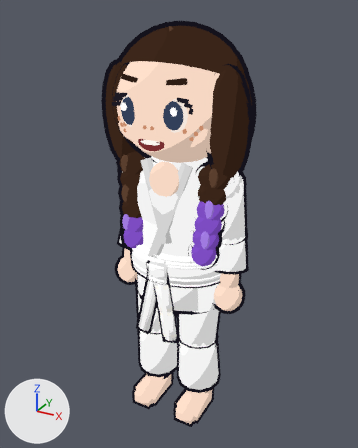
A saved change to the Blender file incoming-art/dojo-people/source/instructor-2.blend.
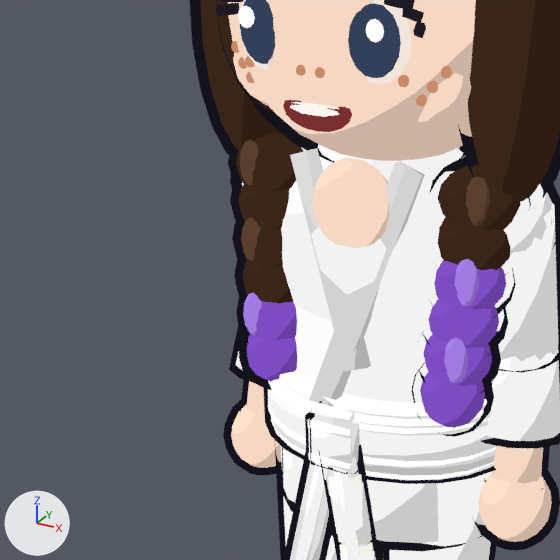
Each version appears first whole from a 50 mm camera at (0.877, -1.597, 1.659) aimed at (-0.019, 0.032, 0.844), and next in a close-up on the part from 8% to 69% of the width and 22% to 71% of the height. Lighting does not change. The marker at lower left points along +X, +Y and +Z. The first two pictures are the older version.

Objects in the first close-up: 'beltc_band', 'chest_v', 'fist.L', 'gi_lapel.L', 'gi_lapel.R', 'gi_skirt', 'gi_sleeve.L', 'gi_thigh.L', 'gi_torso', 'gi_upper_arm.L', 'head', 'lh_curtain.L', 'lh_curtain.R' and 98 more.
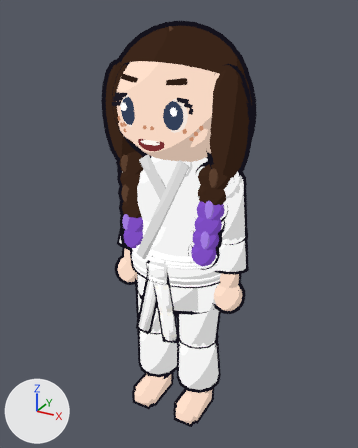
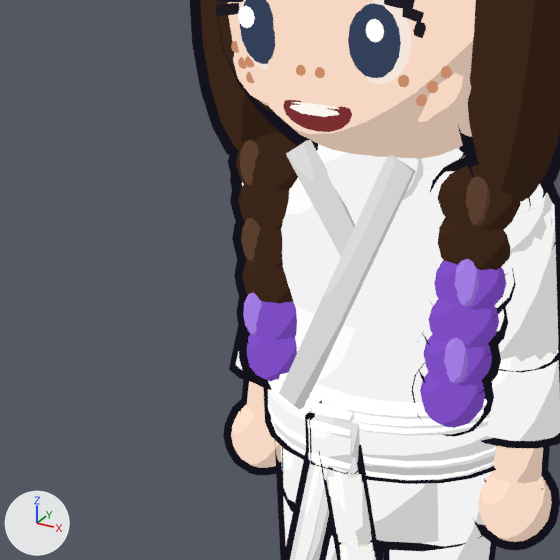
The change, as a diff of the scene's bpy script:
```diff
--- a/incoming-art/dojo-people/source/instructor-2.blend.py
+++ b/incoming-art/dojo-people/source/instructor-2.blend.py
@@ me_gi_lapel_l @@
 # used by ob_gi_lapel_l; location = (0.0, 0.0, 0.0); scale = (1.2, 1.2, 1.2)
-me_gi_lapel_l.from_pydata(...)  # 8 vertices, 6 faces; spans x -0.045..0.089, y -0.131..-0.076, z 0.634..0.958
-me_gi_lapel_l.vertices[0].co = (0.089, -0.078, 0.946)  # pixel (424, 174)
-me_gi_lapel_l.vertices[1].co = (0.088, -0.09, 0.948)  # pixel (419, 176)
-me_gi_lapel_l.vertices[2].co = (-0.011, -0.119, 0.634)
-me_gi_lapel_l.vertices[3].co = (-0.012, -0.131, 0.636)
-me_gi_lapel_l.vertices[4].co = (0.056, -0.076, 0.956)  # pixel (400, 161)
-me_gi_lapel_l.vertices[5].co = (0.055, -0.088, 0.958)  # pixel (395, 162)
-me_gi_lapel_l.vertices[6].co = (-0.044, -0.117, 0.644)
-me_gi_lapel_l.vertices[7].co = (-0.045, -0.129, 0.646)  # pixel (309, 399)
+me_gi_lapel_l.from_pydata(...)  # 8 vertices, 6 faces; spans x -0.086..0.086, y -0.138..-0.092, z 0.632..0.97
+# me_gi_lapel_l part 2
+me_gi_lapel_l.vertices[0].co = (0.086, -0.096, 0.954)  # pixel (415, 171)
+me_gi_lapel_l.vertices[1].co = (0.086, -0.108, 0.956)  # pixel (410, 172)
+me_gi_lapel_l.vertices[2].co = (-0.054, -0.126, 0.632)  # pixel (304, 406)
+me_gi_lapel_l.vertices[3].co = (-0.054, -0.138, 0.634)  # pixel (299, 409)
+me_gi_lapel_l.vertices[4].co = (0.054, -0.092, 0.968)  # pixel (392, 154)
+me_gi_lapel_l.vertices[5].co = (0.054, -0.104, 0.97)  # pixel (387, 156)
+me_gi_lapel_l.vertices[6].co = (-0.086, -0.122, 0.646)
+me_gi_lapel_l.vertices[7].co = (-0.086, -0.134, 0.648)  # pixel (278, 393)
 me_gi_lapel_l.materials.append(mat_lapel)
@@ me_gi_lapel_r @@
 # used by ob_gi_lapel_r; location = (0.0, 0.0, 0.0); scale = (1.2, 1.2, 1.2)
-me_gi_lapel_r.from_pydata(...)  # 8 vertices, 6 faces; spans x -0.088..0.036, y -0.124..-0.077, z 0.694..0.958
-me_gi_lapel_r.vertices[0].co = (-0.057, -0.077, 0.957)  # pixel (317, 148)
-me_gi_lapel_r.vertices[1].co = (-0.056, -0.087, 0.958)  # pixel (313, 149)
-me_gi_lapel_r.vertices[2].co = (0.035, -0.112, 0.705)  # pixel (371, 365)
-me_gi_lapel_r.vertices[3].co = (0.036, -0.122, 0.706)  # pixel (367, 367)
-me_gi_lapel_r.vertices[4].co = (-0.088, -0.079, 0.946)  # pixel (294, 154)
-me_gi_lapel_r.vertices[5].co = (-0.087, -0.089, 0.947)  # pixel (290, 155)
-me_gi_lapel_r.vertices[6].co = (0.004, -0.114, 0.694)
-me_gi_lapel_r.vertices[7].co = (0.005, -0.124, 0.695)  # pixel (344, 371)
+me_gi_lapel_r.from_pydata(...)  # 8 vertices, 6 faces; spans x -0.084..0.03, y -0.115..-0.091, z 0.83..0.972
+# me_gi_lapel_r part 1
+me_gi_lapel_r.vertices[0].co = (-0.057, -0.091, 0.971)  # pixel (310, 139)
+me_gi_lapel_r.vertices[1].co = (-0.056, -0.101, 0.972)  # pixel (306, 140)
+me_gi_lapel_r.vertices[2].co = (0.029, -0.101, 0.849)
+me_gi_lapel_r.vertices[3].co = (0.03, -0.111, 0.85)
+me_gi_lapel_r.vertices[4].co = (-0.084, -0.095, 0.952)  # pixel (289, 152)
+me_gi_lapel_r.vertices[5].co = (-0.083, -0.105, 0.953)  # pixel (285, 153)
+me_gi_lapel_r.vertices[6].co = (0.002, -0.105, 0.83)
+me_gi_lapel_r.vertices[7].co = (0.003, -0.115, 0.831)
 me_gi_lapel_r.materials.append(mat_lapel)
@@ ob_chest_v @@
-ob_chest_v = bpy.data.objects.new('chest_v', me_chest_v)
@@ ob_gi_collar_fill @@
+ob_gi_collar_fill = bpy.data.objects.new('gi_collar_fill', me_gi_collar_fill)  # 146 vertices, 160 faces; spans x -0.075..0.075, y -0.102..-0.002, z 0.863..0.987
+ob_gi_collar_fill.location = (0.0, 0.0, 0.0)
+ob_gi_collar_fill.scale = (1.2, 1.2, 1.2)
```

Pixel boxes [x1, y1, x2, y2] of what changed, in the close-ups (560 x 560 px):
'gi_lapel.L', reshaped (18% wider): before [309, 161, 425, 407]; after [279, 155, 416, 409]
'gi_lapel.R', reshaped: before [290, 148, 371, 371]; after [286, 140, 355, 256]
'chest_v', deleted (beige): before [313, 158, 389, 248]
'gi_collar_fill', added: after [317, 145, 423, 209]
